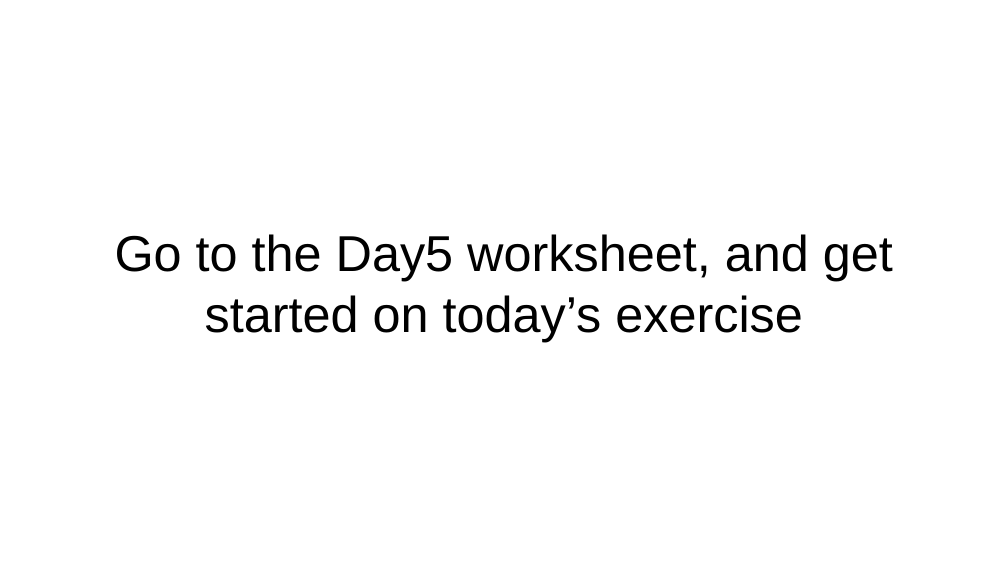
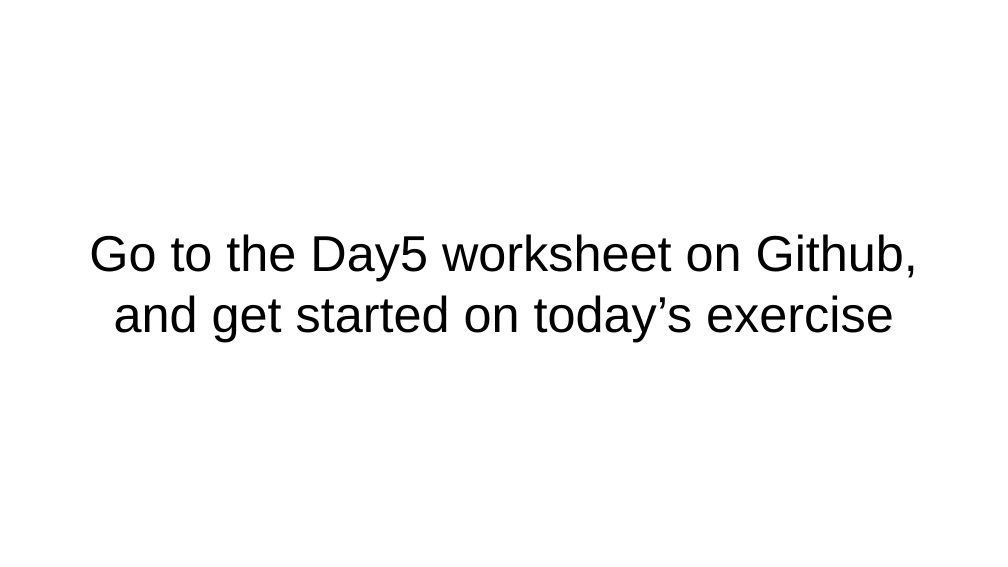
Before and after one commit to Dowell-Lab/srworkshop, a slide deck: slide 5 of day05/slides/Day5_slides.pptx. Drawn at 1008x567 pixels with LibreOffice and Linux fonts; fonts in the diff are those of the drawing. Boxes give left, top, right and bottom in pixels: in the first picture for what was removed or moved away, otherwise in the second. Text is boxed around its words. In the diff, an @@ line names an element or a change of style, - is before the commit and + after.

```diff
--- a/day05/slides/Day5_slides.pptx
+++ b/day05/slides/Day5_slides.pptx
@@ title at bbox=[89, 234, 918, 342]: text changed @@
-Go to the Day5 worksheet, and get started on today’s exercise
+Go to the Day5 worksheet on Github, and get started on today’s exercise
```
Also in this commit, not shown: 3 other slides changed, 2 slides added, 1 other file.
